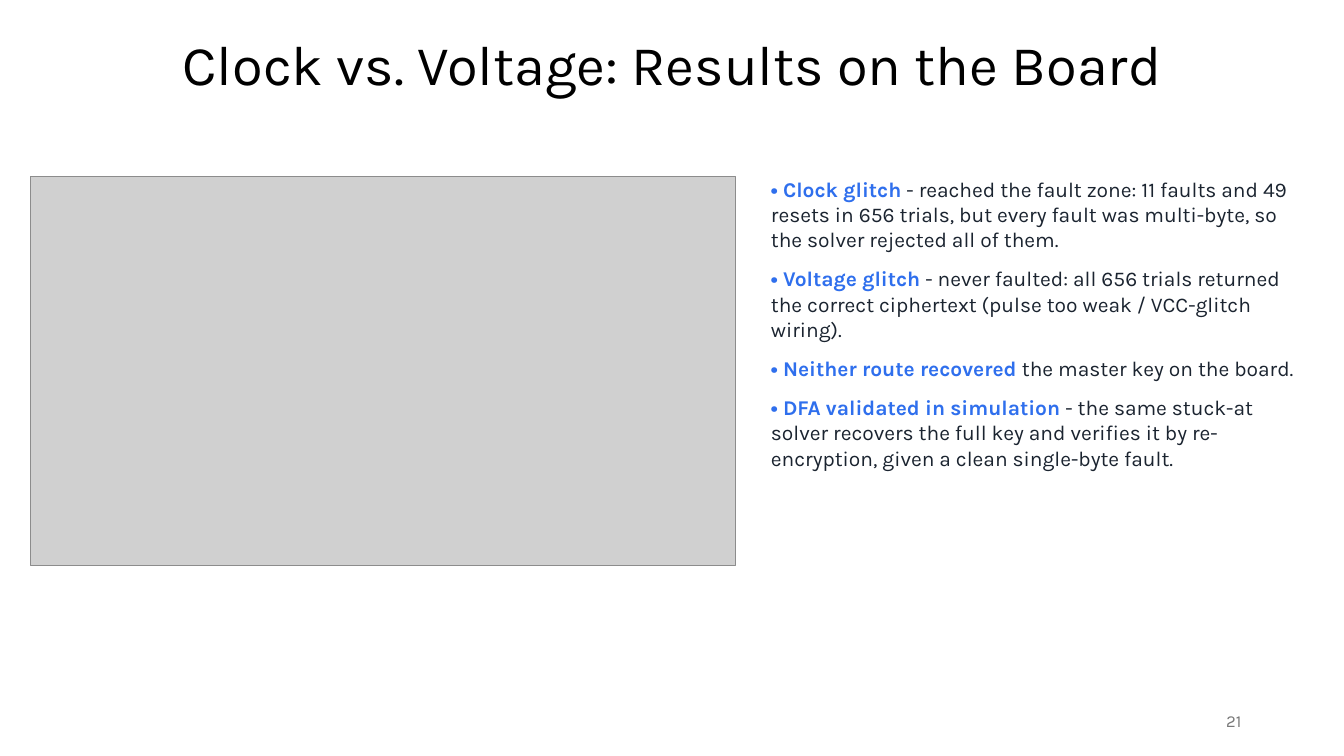
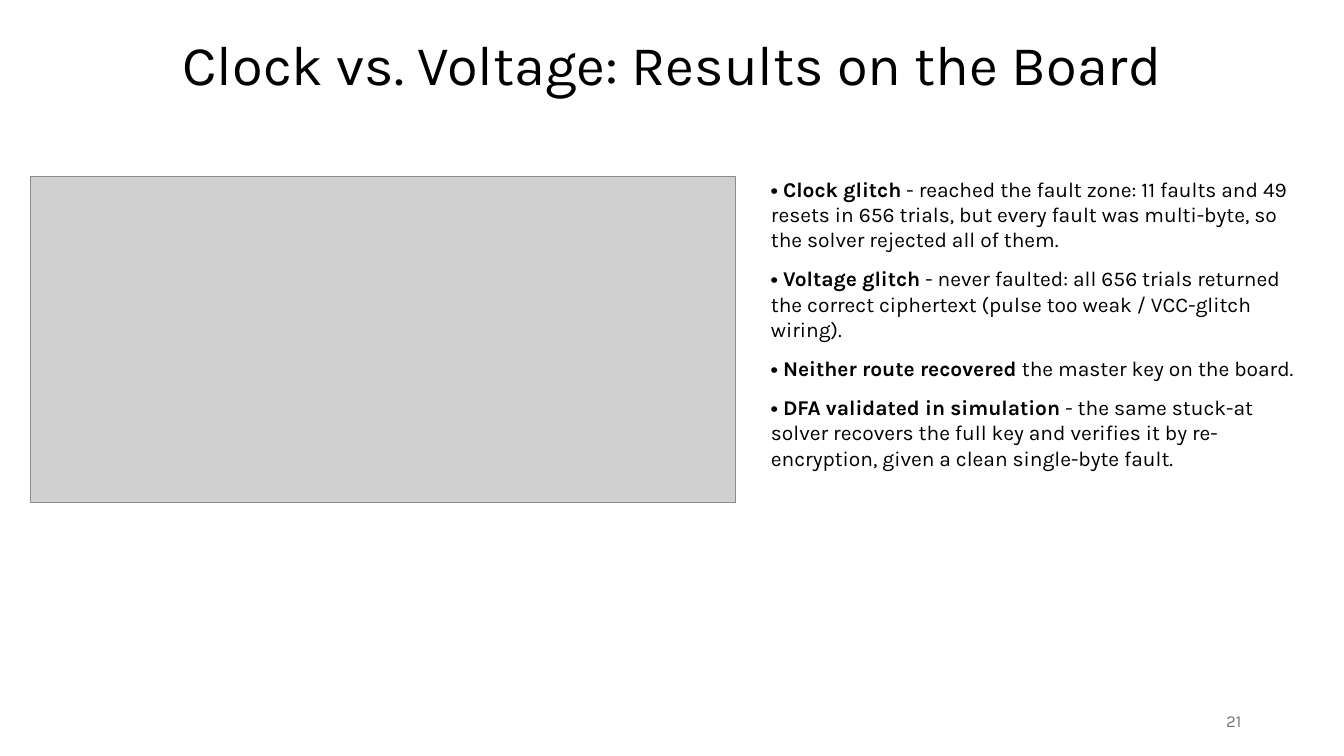
Before and after one commit to Specht1000/PFE-SM4-Fault-Injection, a slide deck: slide 21 of docs/Apresentation_PFE.pptx. Drawn at 1344x756 pixels with LibreOffice and Linux fonts; fonts in the diff are those of the drawing; grey boxes stand for pictures. Boxes give left, top, right and bottom in pixels: in the first picture for what was removed or moved away, otherwise in the second. Text is boxed around its words. In the diff, an @@ line names an element or a change of style, - is before the commit and + after.

```diff
--- a/docs/Apresentation_PFE.pptx
+++ b/docs/Apresentation_PFE.pptx
@@ picture resized from (x1=30, y1=176, x2=736, y2=566) to (x1=30, y1=176, x2=736, y2=503) @@
@@ text "• Clock glitch - reached ..." at (x1=771, y1=182, x2=1293, y2=467): text colour #2F6FED to #000000 in "• Clock glitch", "• Voltage glitch", "• Neither route recovered", "• DFA validated in simulation"; text colour #1B2430 to #000000 in "- reached the fault zone: 11 faults ...", "- never faulted: all 656 trials returned ...", "the master key on the board.", "- the same stuck-at solver recovers the ..." @@
```
Also in this commit, not shown: 5 other files.
